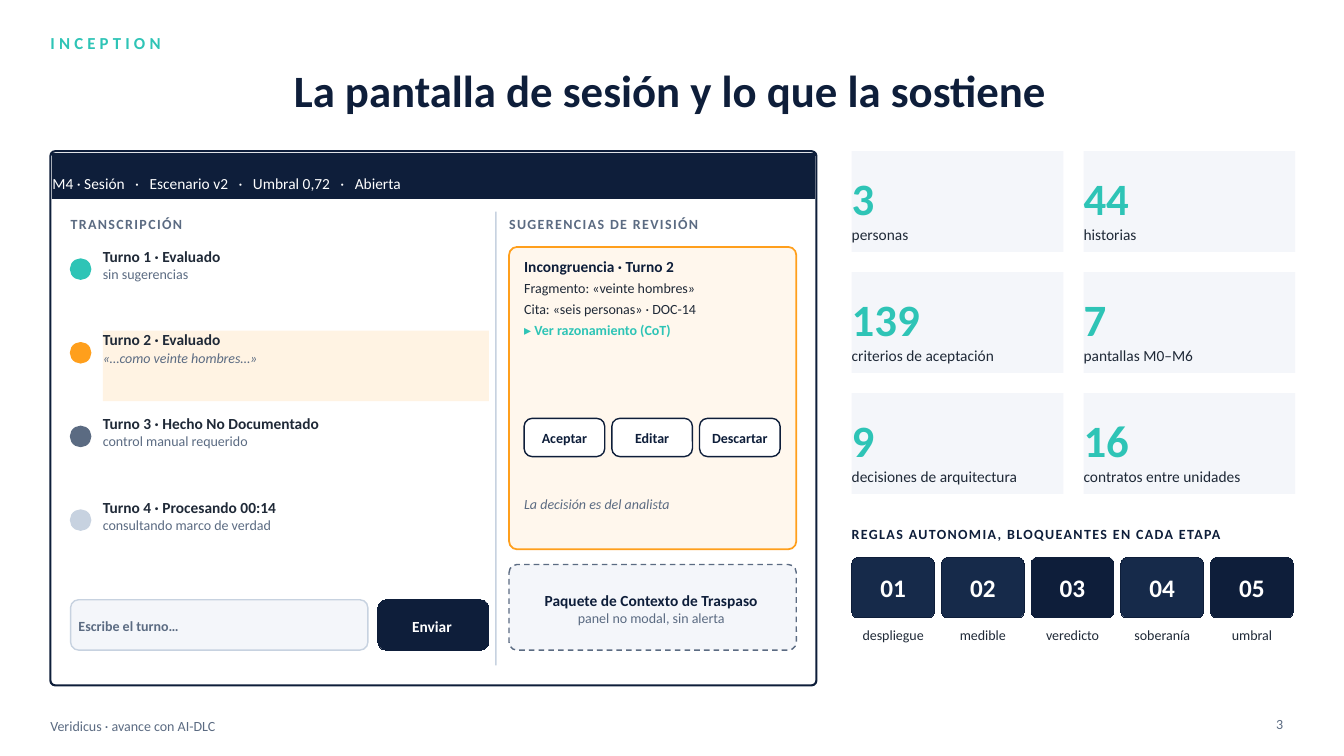
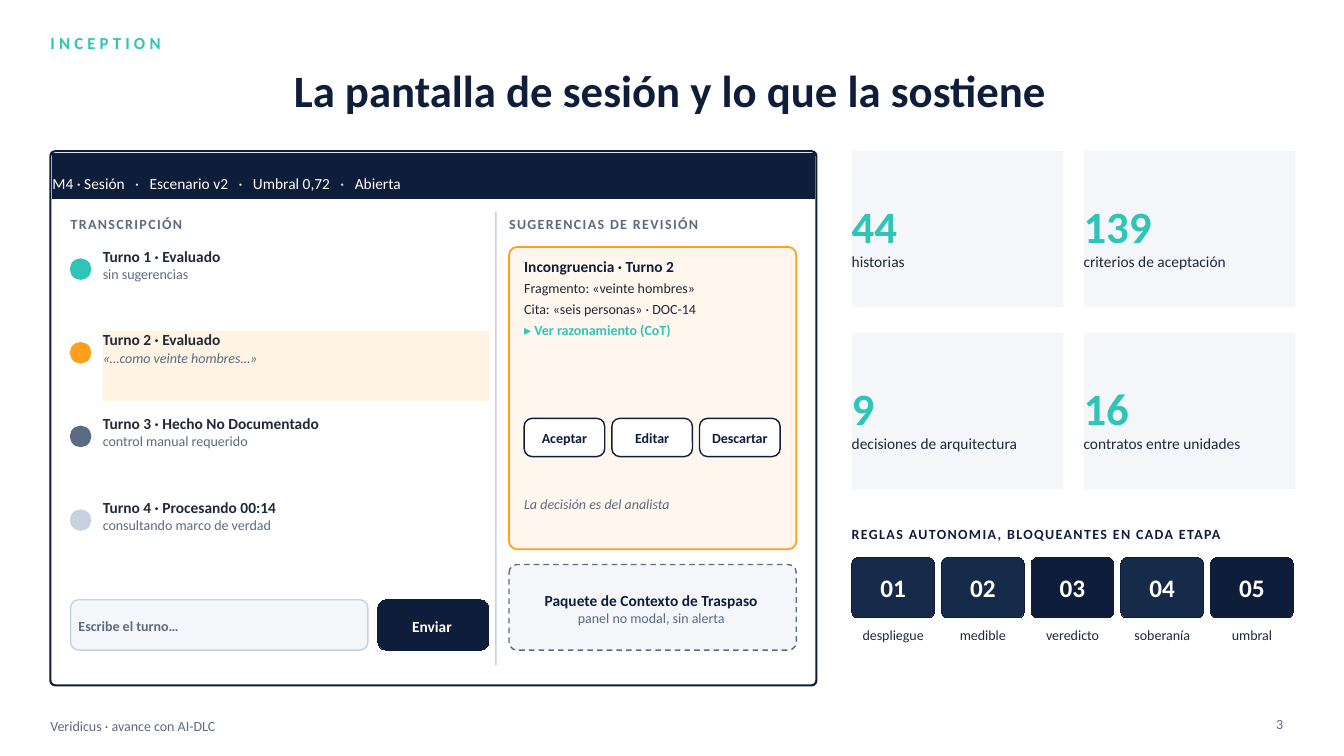
Before and after one commit to freyesJaveriana/tai, a slide deck: slide 3 of presentations/Veridicus_AIDLC_avance.pptx. Drawn at 1344x756 pixels with LibreOffice and Linux fonts; fonts in the diff are those of the drawing. Boxes give left, top, right and bottom in pixels: in the first picture for what was removed or moved away, otherwise in the second. Text is boxed around its words. In the diff, an @@ line names an element or a change of style, - is before the commit and + after.

```diff
--- a/presentations/Veridicus_AIDLC_avance.pptx
+++ b/presentations/Veridicus_AIDLC_avance.pptx
@@ rectangle "44": place and size @@
-rectangle "44" at [1084, 151, 1296, 252]
+rectangle "44" at [852, 151, 1064, 308]
@@ rectangle removed at [852, 151, 1064, 252] @@
-3
-personas
@@ rectangle "139": place and size @@
-rectangle "139" at [852, 272, 1064, 373]
+rectangle "139" at [1084, 151, 1296, 308]
@@ rectangle removed at [1084, 272, 1296, 373] @@
-7
-pantallas M0–M6
@@ rectangle "9": place and size @@
-rectangle "9" at [852, 393, 1064, 494]
+rectangle "9" at [852, 333, 1064, 489]
@@ rectangle "16": place and size @@
-rectangle "16" at [1084, 393, 1296, 494]
+rectangle "16" at [1084, 333, 1296, 489]
```
Also in this commit, not shown: 4 other slides changed, 2 slides added.
